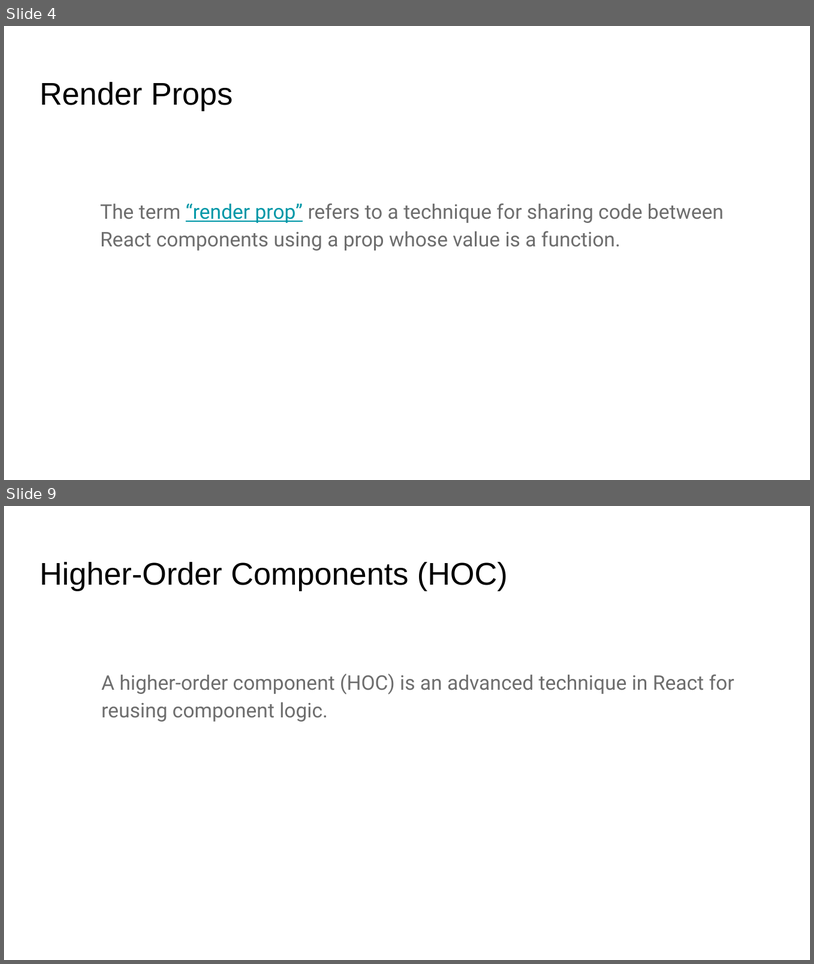
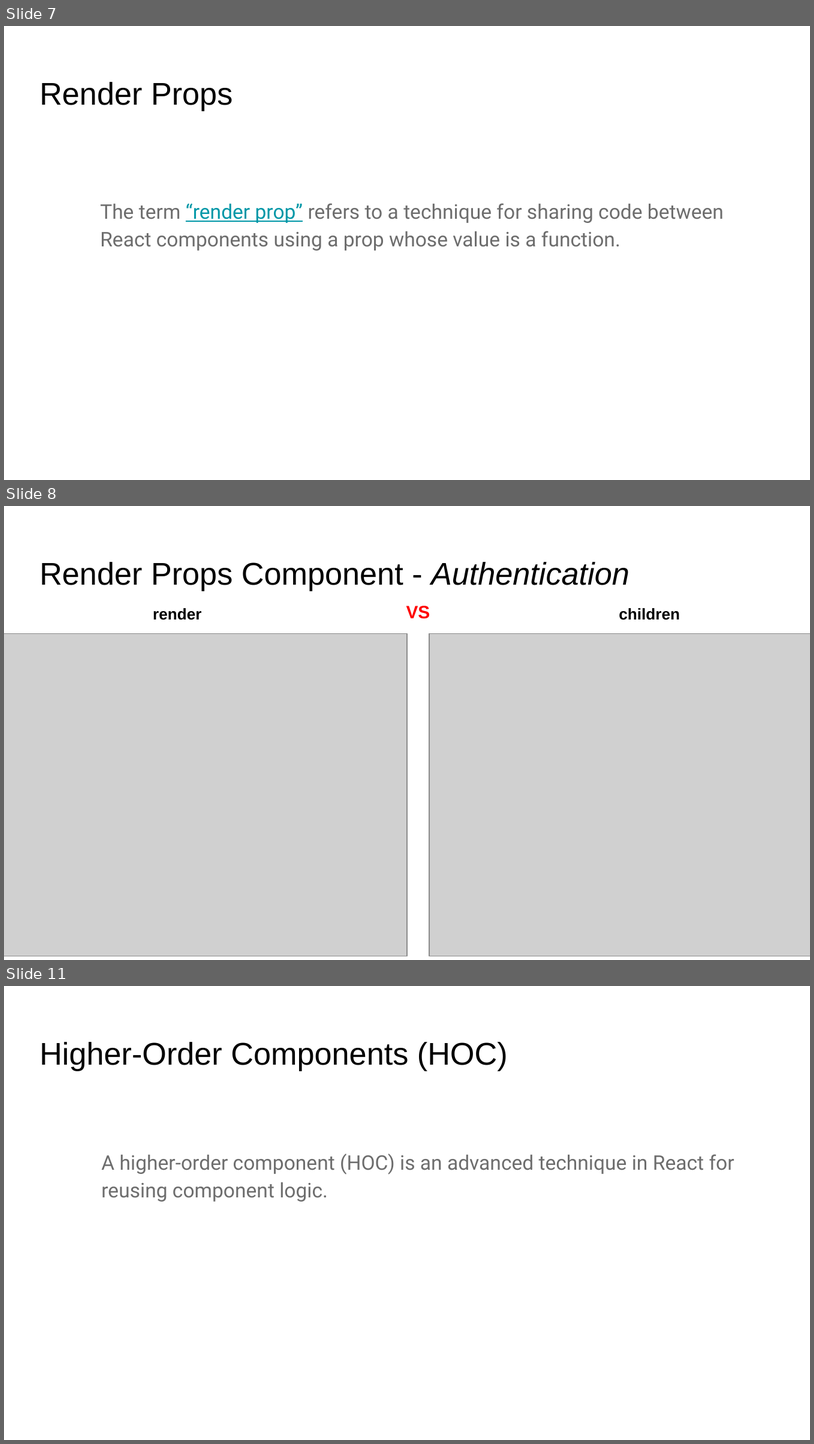
Before and after one commit to ridoansaleh/sharing-business-logic, a slide deck: docs/Sharing Common Logic Between Components.pptx. Shown one above the other, each under a label of ours: slides 4 and 9 before the commit, slides 7, 8 and 11 after it; the slides between them are not shown. The pictures are 814x964 and 814x1444 pixels, drawn with LibreOffice and Linux fonts; fonts in the diff are those of the drawing; grey boxes stand for pictures. Boxes give left, top, right and bottom in pixels: in the first picture for what was removed or moved away, otherwise in the second. Text is boxed around its words. In the diff, an @@ line names an element or a change of style, - is before the commit and + after.

Commit message:
update docs and add children props (#2)

```diff
--- a/docs/Sharing Common Logic Between Components.pptx
+++ b/docs/Sharing Common Logic Between Components.pptx
@@ slide 8 added at [4, 506, 810, 960], background #FFFFFF @@
@@ title added at [39, 562, 630, 591], 28 pt, text #000000 @@
+Render Props Component - Authentication
@@ title added at [153, 608, 201, 620], 14 pt, text #000000, bold @@
+render
@@ title added at [407, 606, 431, 619], 16 pt, text #FF0000, bold @@
+VS
@@ title added at [619, 608, 680, 620], 14 pt, text #000000, bold @@
+children
@@ picture added at [4, 633, 407, 955] @@
@@ picture added at [430, 633, 810, 955] @@
@@ what was slide 4 is now slide 7 @@
@@ what was slide 9 is now slide 11 @@
```
Also in this commit, not shown: 7 slides changed, 5 other slides added, 4 slides removed, 7 other files.
